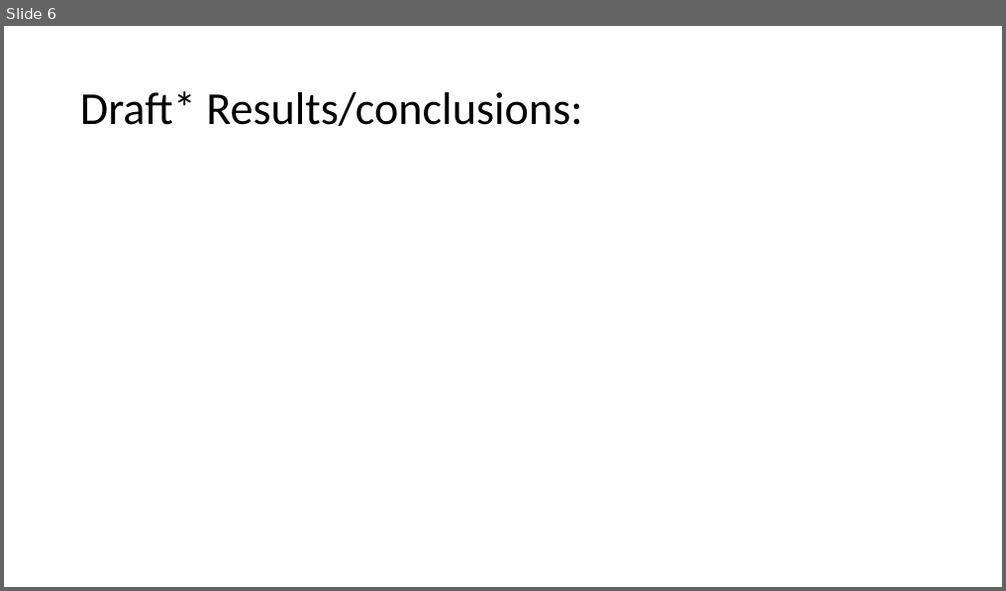
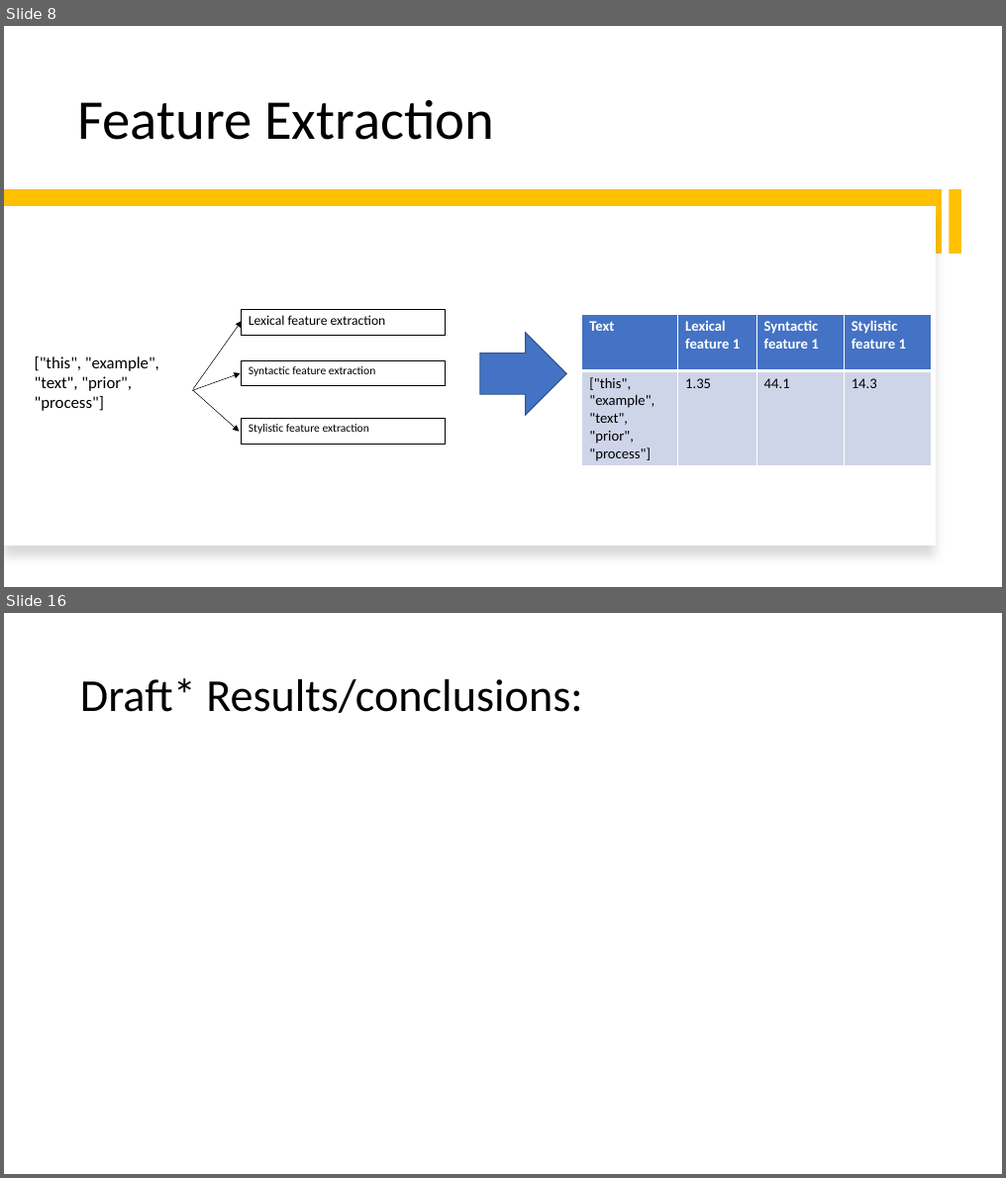
Before and after one commit to christiebarron/aiTextDetector, a slide deck: projectPlanning/project1Presentation.pptx. Shown one above the other, each under a label of ours: slide 6 before the commit, slides 8 and 16 after it; the slides between them are not shown. The pictures are 1006x591 and 1006x1178 pixels, drawn with LibreOffice and Linux fonts; fonts in the diff are those of the drawing. Boxes give left, top, right and bottom in pixels: in the first picture for what was removed or moved away, otherwise in the second. Text is boxed around its words. In the diff, an @@ line names an element or a change of style, - is before the commit and + after.

```diff
--- a/projectPlanning/project1Presentation.pptx
+++ b/projectPlanning/project1Presentation.pptx
@@ slide 8 added at (x1=4, y1=26, x2=1002, y2=587), background #FFFFFF @@
@@ title added at (x1=77, y1=100, x2=494, y2=140), 54 pt, text #000000 @@
+Feature Extraction
@@ rectangle added at (x1=4, y1=190, x2=943, y2=254), fill #FFC000 @@
@@ rectangle added at (x1=948, y1=190, x2=961, y2=254), fill #FFC000 @@
@@ rectangle added at (x1=4, y1=206, x2=936, y2=547), fill #FFFFFF @@
@@ arrow added from (193, 389) to (242, 321), #000000 0.5 pt @@
@@ text added at (x1=242, y1=310, x2=446, y2=335), outline #000000 0.75 pt, 13 pt, text #000000 @@
+Lexical feature extraction
@@ table added at (x1=582, y1=314, x2=932, y2=466), 2 rows, 4 columns @@
+Text | Lexical feature 1 | Syntactic feature 1 | Stylistic feature 1
+["this", "example", / "text", "prior", / "process"] | 1.35 | 44.1 | 14.3
@@ right arrow added at (x1=480, y1=333, x2=567, y2=415), fill #4472C4, outline #325491 1 pt @@
@@ text added at (x1=35, y1=357, x2=159, y2=411), 16 pt, text #000000 @@
+["this", "example", "text", "prior", "process"]
@@ arrow added from (192, 390) to (241, 373), #000000 0.5 pt @@
@@ rectangle added at (x1=242, y1=361, x2=446, y2=386), outline #000000 0.75 pt, 11 pt, text #000000 @@
+Syntactic feature extraction
@@ arrow added from (193, 390) to (239, 432), #000000 0.5 pt @@
@@ rectangle added at (x1=242, y1=419, x2=446, y2=445), outline #000000 0.75 pt, 11 pt, text #000000 @@
+Stylistic feature extraction
@@ what was slide 6 is now slide 16 @@
```
Also in this commit, not shown: 4 slides changed, 10 other slides added, 1 slide removed, 13 other files.
